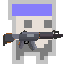
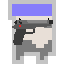
Layered file, before and after one edit (64 x 64). Changes by layer:
hid group "M4A1 Gourp" (1 layers) over [3, 30, 63, 50]
hid group "AKM Group" (1 layers) over [3, 31, 61, 51]
added group "Beretta Group" with 1 layers above "Character proportion" over [12, 18, 53, 45]
added layer "Beretta outline" in group "Beretta Group" over [12, 18, 53, 45]
